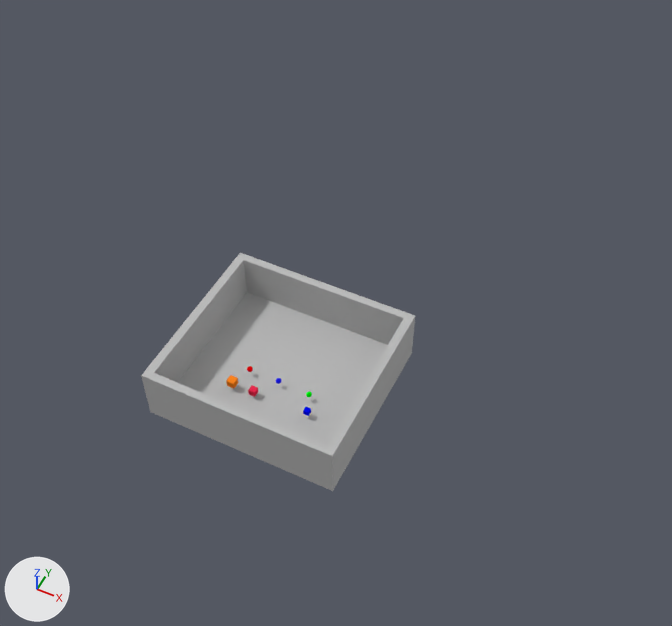
An edit to the Blender file maingame.blend, drawn before and after from the same camera.
The view is the same before and after, from a camera (50 mm lens) standing at (33.9, -54.9, 82.9) and looking at (0.8, 11.3, 0.2). Every picture has the same lights, and +X, +Y and +Z are marked at lower left.
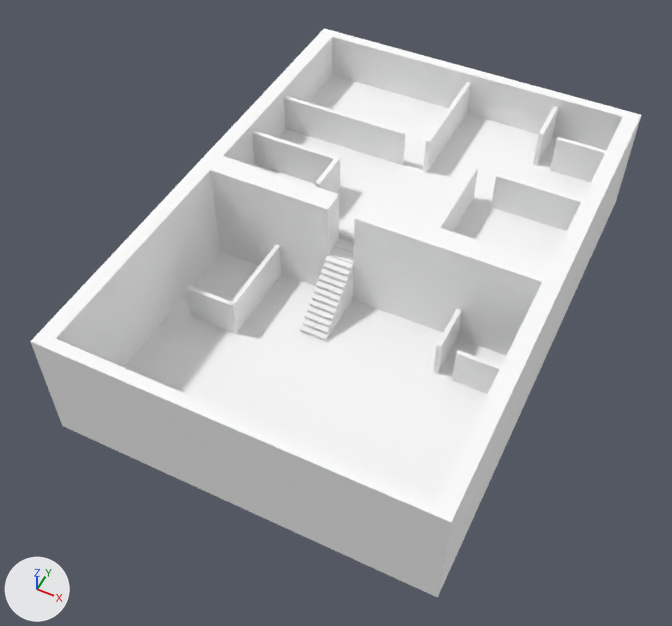
The newer file is also rescaled (x0.5), turned or shifted as a whole; pictures and numbers use the older file's frame.

Location of each change, (x1, y1, x2, y2) in pixels of the pictures (672 x 626 px):
'pCube16', added: after (30, 29, 641, 598)
'pCube1', deleted: before (141, 253, 415, 491)
'Cube.001', deleted: before (226, 375, 238, 389)
'Cube.002', deleted: before (248, 385, 258, 397)
'Cube.003', deleted: before (303, 407, 311, 416)

What the commit changed:
Material 'lambert2' (mat_lambert2) is new.
Its base color is (1.0, 1.0, 1.0) (white #ffffff).
Mesh me_untitled_001 is new.
It has 582 vertices, 548 faces and spans x -20.1..20.1, y 0.8..13.8, z -43.0..14.3.
It uses material mat_lambert2 (its picture is missing).
Object 'pCube1' (ob_pcube1) is deleted.
Object 'Cube.003' (ob_cube_003) is deleted.
Object 'Cube.002' (ob_cube_002) is deleted.
Object 'Cube.001' (ob_cube_001) is deleted.
Object 'pCube16' (ob_pcube16) is new; it shows me_untitled_001.
Its location is (2.4, 1.1, -3.8).
Its rotation in degrees is (90, 0, 0).
Its scale is (1.12, 1.12, 1.12).
